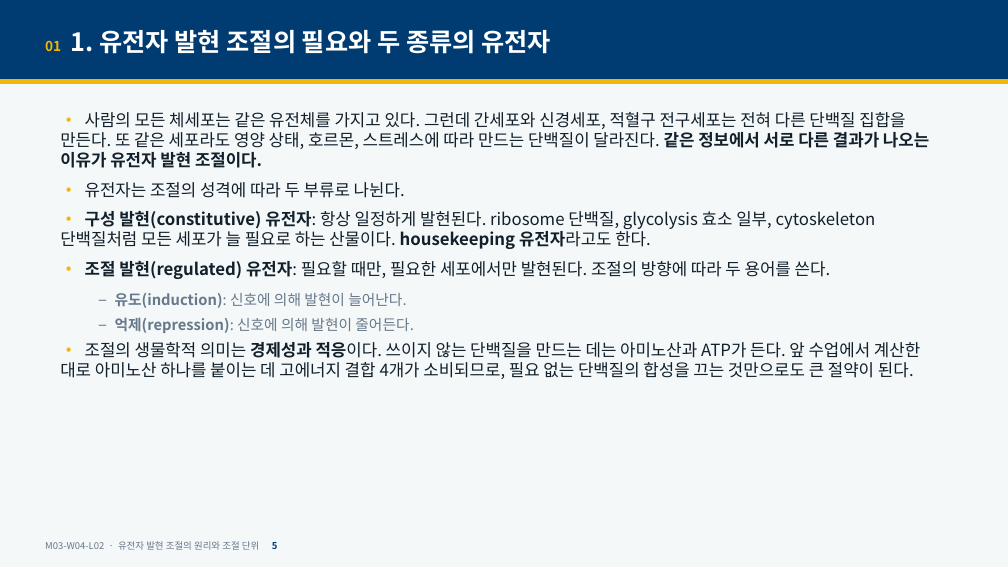
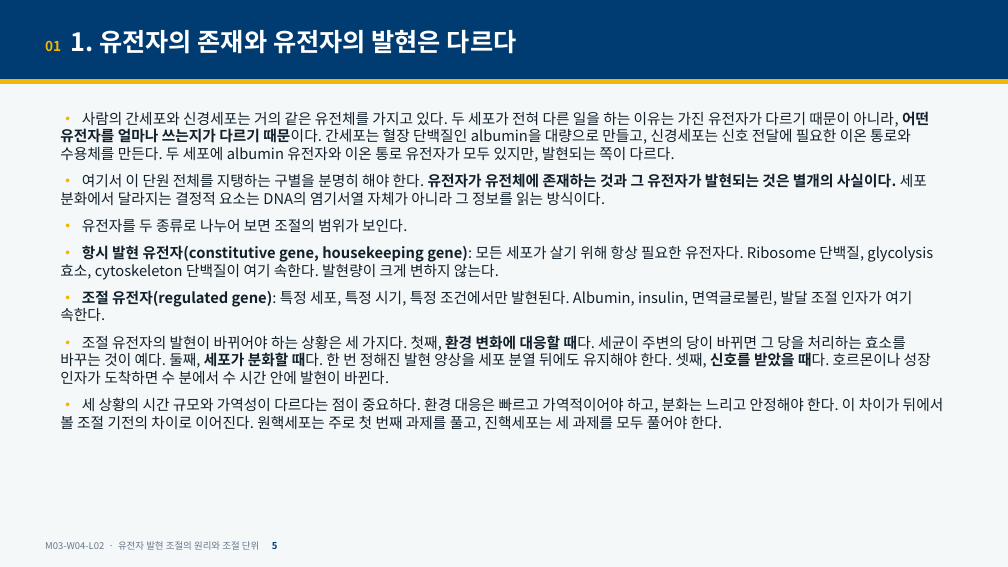
Before and after one commit to hoperiasd2/hoperiasd2.github.io, a slide deck: slide 5 of curriculum/M03/W04/L02/slides.pptx. Drawn at 1008x567 pixels with LibreOffice and Linux fonts; fonts in the diff are those of the drawing. Boxes give left, top, right and bottom in pixels: in the first picture for what was removed or moved away, otherwise in the second. Text is boxed around its words. In the diff, an @@ line names an element or a change of style, - is before the commit and + after.

```diff
--- a/curriculum/M03/W04/L02/slides.pptx
+++ b/curriculum/M03/W04/L02/slides.pptx
@@ text at (45,29,517,54): text changed @@
-01 1. 유전자 발현 조절의 필요와 두 종류의 유전자
+01 1. 유전자의 존재와 유전자의 발현은 다르다
@@ text at (60,111,944,431): text changed; size 16 to 14 pt @@
-• 사람의 모든 체세포는 같은 유전체를 가지고 있다. 그런데 간세포와 신경세포, 적혈구 전구세포는 전혀 다른 단백질 집합을 만든다. 또 같은 세포라도 영양 상태, 호르몬, 스트레스에 따라 만드는 단백질이 달라진다. 같은 정보에서 서로 다른 결과가 나오는 이유가 유전자 발현 조절이다.
-• 유전자는 조절의 성격에 따라 두 부류로 나뉜다.
-• 구성 발현(constitutive) 유전자: 항상 일정하게 발현된다. ribosome 단백질, glycolysis 효소 일부, cytoskeleton 단백질처럼 모든 세포가 늘 필요로 하는 산물이다. housekeeping 유전자라고도 한다.
-• 조절 발현(regulated) 유전자: 필요할 때만, 필요한 세포에서만 발현된다. 조절의 방향에 따라 두 용어를 쓴다.
-  – 유도(induction): 신호에 의해 발현이 늘어난다.
-  – 억제(repression): 신호에 의해 발현이 줄어든다.
-• 조절의 생물학적 의미는 경제성과 적응이다. 쓰이지 않는 단백질을 만드는 데는 아미노산과 ATP가 든다. 앞 수업에서 계산한 대로 아미노산 하나를 붙이는 데 고에너지 결합 4개가 소비되므로, 필요 없는 단백질의 합성을 끄는 것만으로도 큰 절약이 된다.
+• 사람의 간세포와 신경세포는 거의 같은 유전체를 가지고 있다. 두 세포가 전혀 다른 일을 하는 이유는 가진 유전자가 다르기 때문이 아니라, 어떤 유전자를 얼마나 쓰는지가 다르기 때문이다. 간세포는 혈장 단백질인 albumin을 대량으로 만들고, 신경세포는 신호 전달에 필요한 이온 통로와 수용체를 만든다. 두 세포에 albumin 유전자와 이온 통로 유전자가 모두 있지만, 발현되는 쪽이 다르다.
+• 여기서 이 단원 전체를 지탱하는 구별을 분명히 해야 한다. 유전자가 유전체에 존재하는 것과 그 유전자가 발현되는 것은 별개의 사실이다. 세포 분화에서 달라지는 결정적 요소는 DNA의 염기서열 자체가 아니라 그 정보를 읽는 방식이다.
+• 유전자를 두 종류로 나누어 보면 조절의 범위가 보인다.
+• 항시 발현 유전자(constitutive gene, housekeeping gene): 모든 세포가 살기 위해 항상 필요한 유전자다. Ribosome 단백질, glycolysis 효소, cytoskeleton 단백질이 여기 속한다. 발현량이 크게 변하지 않는다.
+• 조절 유전자(regulated gene): 특정 세포, 특정 시기, 특정 조건에서만 발현된다. Albumin, insulin, 면역글로불린, 발달 조절 인자가 여기 속한다.
+• 조절 유전자의 발현이 바뀌어야 하는 상황은 세 가지다. 첫째, 환경 변화에 대응할 때다. 세균이 주변의 당이 바뀌면 그 당을 처리하는 효소를 바꾸는 것이 예다. 둘째, 세포가 분화할 때다. 한 번 정해진 발현 양상을 세포 분열 뒤에도 유지해야 한다. 셋째, 신호를 받았을 때다. 호르몬이나 성장 인자가 도착하면 수 분에서 수 시간 안에 발현이 바뀐다.
+• 세 상황의 시간 규모와 가역성이 다르다는 점이 중요하다. 환경 대응은 빠르고 가역적이어야 하고, 분화는 느리고 안정해야 한다. 이 차이가 뒤에서 볼 조절 기전의 차이로 이어진다. 원핵세포는 주로 첫 번째 과제를 풀고, 진핵세포는 세 과제를 모두 풀어야 한다.
```
Also in this commit, not shown: 41 other slides changed, 8 slides added, 4 slides removed, 16 other files.
